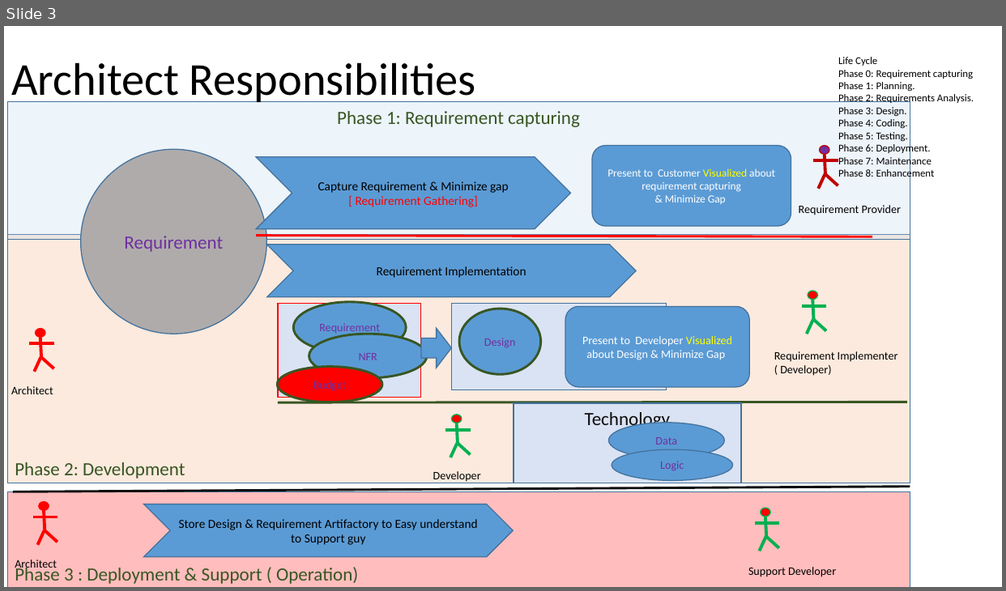
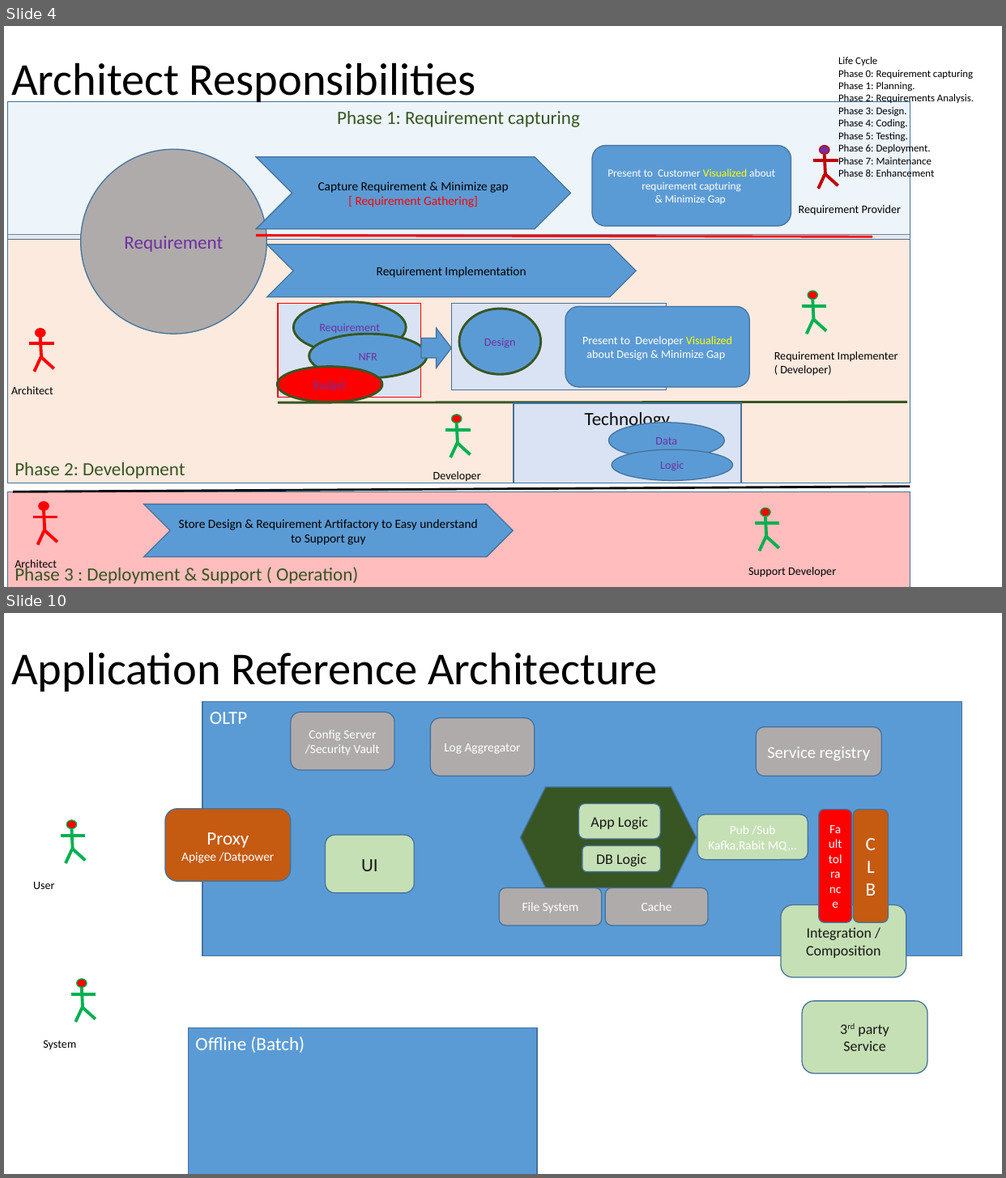
Before and after one commit to singhsiddh/sai, a slide deck: interview/Architecture.pptx. Shown one above the other, each under a label of ours: slide 3 before the commit, slides 4 and 10 after it; the slides between them are not shown. The pictures are 1006x591 and 1006x1178 pixels, drawn with LibreOffice and Linux fonts; fonts in the diff are those of the drawing. Boxes give left, top, right and bottom in pixels: in the first picture for what was removed or moved away, otherwise in the second. Text is boxed around its words. In the diff, an @@ line names an element or a change of style, - is before the commit and + after.

Commit message:
Updating slide about more details about ref architecture then explian Togaf way

```diff
--- a/interview/Architecture.pptx
+++ b/interview/Architecture.pptx
@@ slide 10 added at box(4, 613, 1002, 1174), background #FFFFFF @@
@@ title added at box(11, 652, 658, 692), 44 pt, text #000000 @@
+Application Reference Architecture
@@ rectangle added at box(202, 702, 962, 956), fill #5B9BD5, outline #43739E 1 pt, 18 pt, text #FFFFFF @@
+OLTP
@@ rounded rectangle added at box(291, 712, 394, 770), fill #AFABAB, outline #43739E 1 pt, 12 pt, text #FFFFFF @@
+Config Server /Security Vault
@@ rounded rectangle added at box(431, 717, 535, 776), fill #AFABAB, outline #43739E 1 pt, 12 pt, text #FFFFFF @@
+Log Aggregator
@@ rounded rectangle added at box(756, 726, 882, 776), fill #AFABAB, outline #43739E 1 pt, 16 pt, text #FFFFFF @@
+Service registry
@@ hexagon added at box(521, 787, 697, 888), fill #385723, outline #43739E 1 pt @@
@@ rounded rectangle added at box(579, 804, 661, 839), fill #C5E0B4, outline #43739E 1 pt, 14 pt, text #181717 @@
+App Logic
@@ rounded rectangle added at box(165, 809, 291, 882), fill #C55A11, outline #43739E 1 pt, 12 pt, text #FFFFFF @@
+Proxy
+Apigee /Datpower
@@ rounded rectangle added at box(698, 815, 808, 859), fill #C5E0B4, outline #43739E 1 pt, 12 pt, text #FFFFFF @@
+Pub /Sub
+Kafka,Rabit MQ,..
@@ rounded rectangle added at box(819, 809, 852, 922), fill #FF0000, outline #43739E 1 pt, 12 pt, text #FFFFFF @@
+Fault tolrance
@@ rounded rectangle added at box(854, 809, 889, 922), fill #C55A11, outline #43739E 1 pt, 18 pt, text #FFFFFF @@
+CLB
@@ rounded rectangle added at box(325, 835, 414, 894), fill #C5E0B4, outline #43739E 1 pt, 18 pt, text #181717 @@
+UI
@@ rounded rectangle added at box(582, 845, 661, 872), fill #C5E0B4, outline #43739E 1 pt, 14 pt, text #181717 @@
+DB Logic
@@ group added at box(33, 820, 86, 889): 4 lines, 1 ellipse, 1 text @@
+User
@@ rounded rectangle added at box(500, 888, 602, 925), fill #AFABAB, outline #43739E 1 pt, 12 pt, text #FFFFFF @@
+File System
@@ rounded rectangle added at box(605, 888, 708, 925), fill #AFABAB, outline #43739E 1 pt, 12 pt, text #FFFFFF @@
+Cache
@@ rounded rectangle added at box(781, 905, 907, 977), fill #C5E0B4, outline #43739E 1 pt, 14 pt, text #181717 @@
+Integration / Composition
@@ rounded rectangle added at box(802, 1002, 928, 1074), fill #C5E0B4, outline #43739E 1 pt, 14 pt, text #181717 @@
+3rd party
+Service
@@ group added at box(43, 979, 96, 1050): 4 lines, 1 ellipse, 1 text @@
+System
@@ rectangle added at box(188, 1029, 537, 1174), fill #5B9BD5, outline #43739E 1 pt, 18 pt, text #FFFFFF @@
+Offline (Batch)
@@ what was slide 3 is now slide 4 @@
```
Also in this commit, not shown: 3 slides changed, 8 other slides added.
